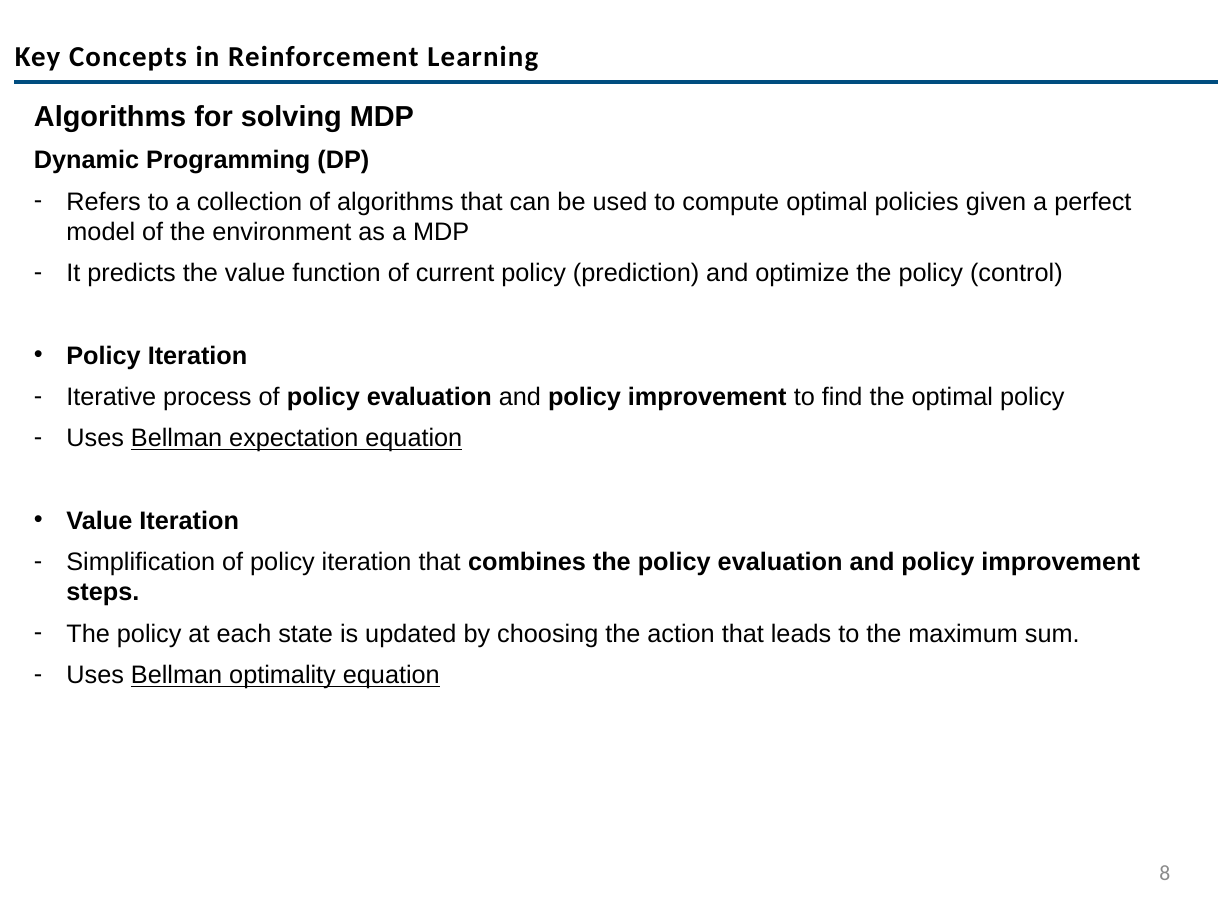
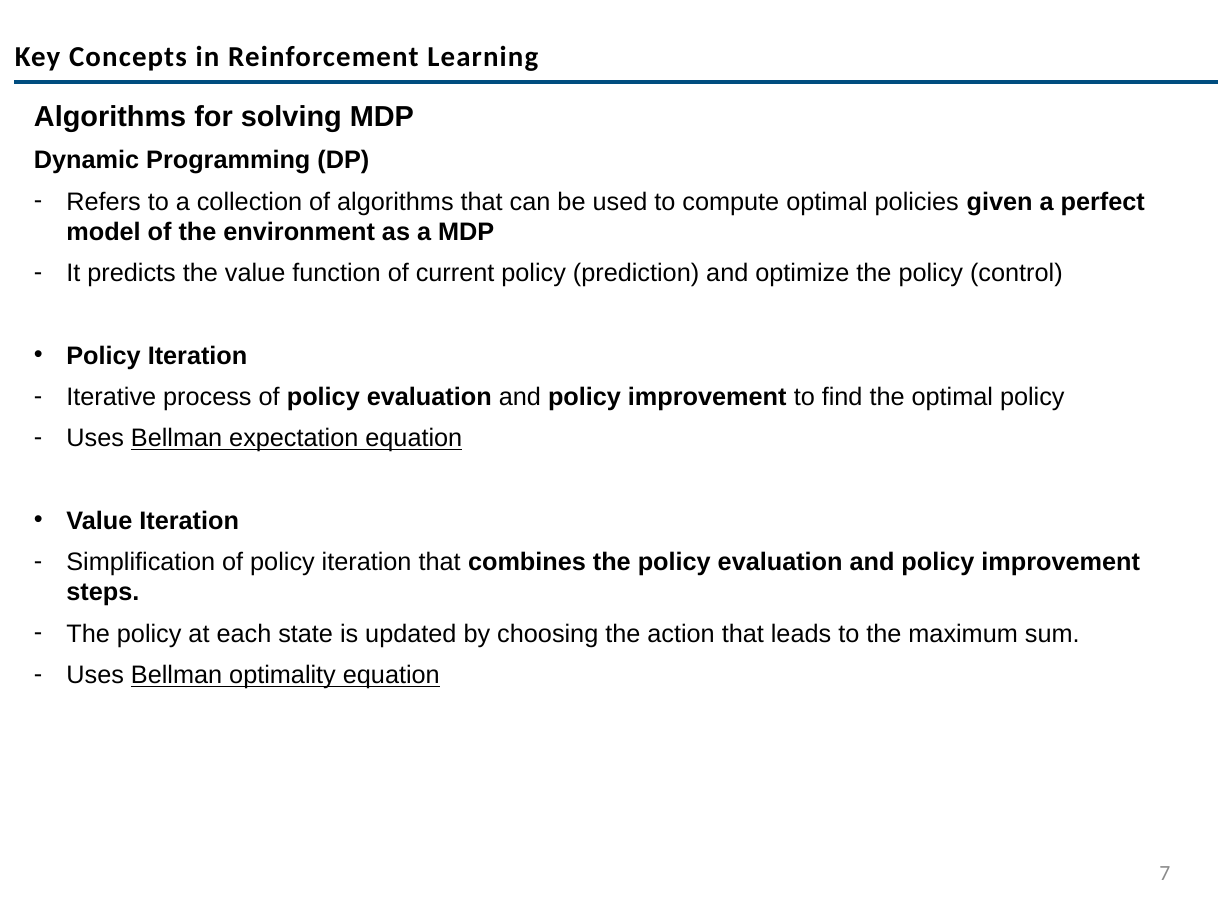
Before and after one commit to codemoo/MLCS-Internship-Program, a slide deck: slide 7 of 004 Reinforcement Learning/Introduction to RL-Part1.pptx (slide 8 before the commit). Drawn at 1232x924 pixels with LibreOffice and Linux fonts; fonts in the diff are those of the drawing; background and template pictures are left out. Boxes give left, top, right and bottom in pixels: in the first picture for what was removed or moved away, otherwise in the second. Text is boxed around its words. In the diff, an @@ line names an element or a change of style, - is before the commit and + after.

```diff
--- a/004 Reinforcement Learning/Introduction to RL-Part1.pptx
+++ b/004 Reinforcement Learning/Introduction to RL-Part1.pptx
@@ text at <box>66,191,1145,241</box>: bold on in "given a perfect model of the environment ..." @@
@@ page number at <box>1159,866,1170,880</box>: text changed @@
-8
+7
```
Also in this commit, not shown: 3 other slides changed, 1 slide removed, 1 other file.
